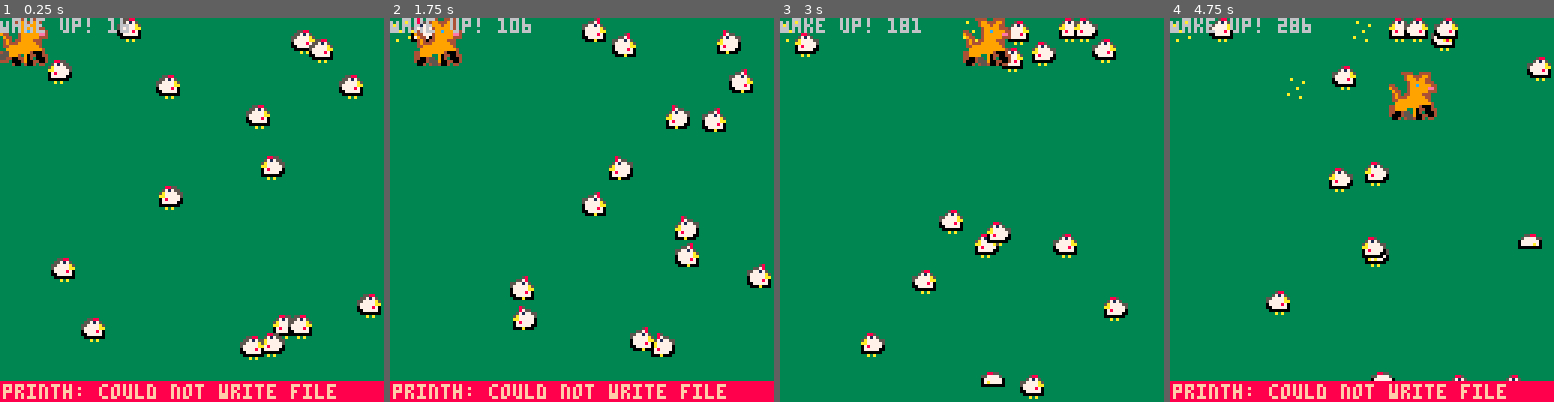
Above: before the commit, frames 1-4 (left to right).
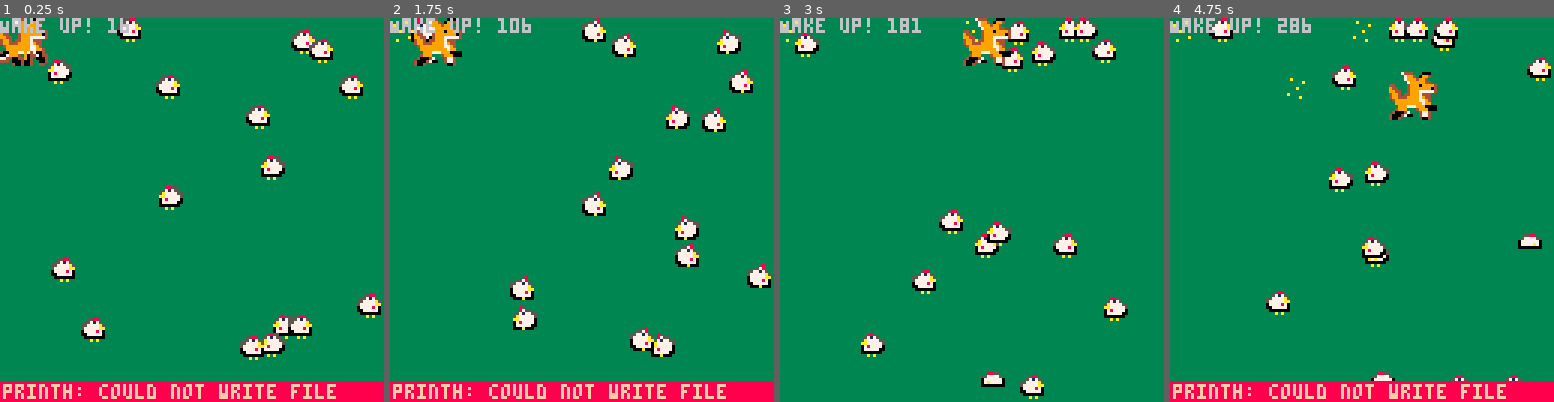
Above: after the commit, the same moments.

Repository: laurent-indermuehle/pico8-dreamfox
Game: PICO-8 cartridge cart.p8
The game is run twice, just before and just after one commit, with the same random seed, the same clock (stepped at 60 frames per second) and the same inputs.
Inputs:
- Up to frame 1 (0.25 s): no input
- Up to frame 2 (1.75 s): tap X (X key) at 0.33, 1.07 s; tap O (Z key) at 0.7, 1.7 s; hold Right from 1.6 s (still down)
- Up to frame 3 (3 s): tap X (X key) at 1.85, 2.97 s; release Right at 2.1 s; tap O (Z key) at 2.1, 2.5, 2.9 s; hold Up 2.15-2.42 s; hold Right from 2.47 s (still down)
- Up to frame 4 (4.75 s): release Right at 3.03 s; hold Left 3.08-3.58 s; tap O (Z key) every 0.4 s from 3.3 to 4.5 s; hold Down 3.63-3.97 s; hold Right 4.02-4.68 s; tap X (X key) at 4.08 s; hold Up from 4.73 s (still down)

The runs differ from the first frame. In frame 1, 0.3% of the frame differs, in the area x 0-12%, y 0-13%; in frame 2, 0.5%; in frame 3, 0.5%; in frame 4, 0.5%, in the area x 57-70%, y 14-27%.

Commit message:
Update 16x16 sprite of the fox

Diff:
--- a/cart.p8
+++ b/cart.p8
@@ -7,22 +7,22 @@
 #include enemy.lua
 
 __gfx__
-2424422224244222222222222222222222222a220000000000000000000000002222444422444422222244442244442222224444222224222222444422222422
-249942222499422222228222222222222a2222220000000000000000000000002222249944499422222224994449942222222499424494222222249942449422
-249c9222249c92222222762222222222222222220000000000000000000000002222249994994422222224999499442222222499944944222222249994494422
-2299992222999922272277a2222222222222a2220000000000000000000000002222224999994442222222499999444222222249999944422222224999994442
-2229922222299222277777222222282222222222000000000000000000000000442222499c999944442222499c99994444222249999999444422224999999944
-22299222229992222777722277222772222222a20000000000000000000000009442224999999ee49442224999999ee4944222499c99999494422249ddd99994
-2299992222999222229222222777777222a22222000000000000000000000000294422499999944429442249999994442944224999999ee4294422499dc99ee4
-2292292222929222229922222777777a222222220000000000000000000000002494244999944422249424499994442224942449999444222494244999944422
-22225822225588222255885222258822222222227722277755225552000000002494449999994422249444999999442224944499999944222494449999994422
-2255782225571752557717a52257175222222222775577757755777a000000002449999999999422244999999999942224499999999994222449999999999422
-55771752557777a5577777aa557777a52222222257788777777887a2000000002299999999999942229999999999994222999999999999422299999999999942
-577777a5577777aa07777870577777aa2255882277771aaa57771a22000000004559999999400042449999999940004245599999994000424559999999400042
-077777aa0777787000777770077778702577775577777a2277777aa0000000005559994290440044449999229044004455599942904400445559994290440044
-077778700077777022000002007777700777777007777aa007777770000000005544004490420004440045529042000455440044904200045544004490420004
-0077777020000000222a2a222000000007777a700000a000000a0000000000004442000490044004400045559004400444420004900440044442000490044004
-2000a000222a2a2222222222222a2a22000000002222a2a2222a2a22000000002222400240042442200424554004244222224002400424422222400240042442
+2424422224244222222222222222222222222a220000000000000000000000002222744422200022222274442220002222227444222000222222744422200022
+249942222499422222228222222222222a2222220000000000000000000000002222279942099422222227994209942222222799420994222222279942099422
+249c9222249c92222222762222222222222222220000000000000000000000002222279994994222222227999499422222222799949942222222279994994222
+2299992222999922272277a2222222222222a2220000000000000000000000002222227999994422222222799999442222222279999944222222227999994422
+22299222222992222777772222222822222222220000000000000000000000004422224999099994442222499909999444222249990999944422224999099994
+22299222229992222777722277222772222222a20000000000000000000000009442224999999904944222499999990494422249999999049442224999999904
+2299992222999222229222222777777222a222220000000000000000000000009944224999777774994422499977777499442249997777749944224999777774
+2292292222929222229922222777777a222222220000000000000000000000004994244999744422499424499974442249942449997444224994244999744422
+22225822225588222255885222258822222222227722277755225552000000004994449999794422499444999979442249944499997944224994449999794422
+2255782225571752557717a52257175222222222775577757755777a000000002499999999779422249999999977942224999999997794222499999999779422
+55771752557777a5577777aa557777a52222222257788777777887a2000000002299999999779942229999999997992222999999997799422299999999779942
+577777a5577777aa07777870577777aa2255882277771aaa57771a22000000004009997797470042222999777999000040099977974700424009997797470042
+077777aa0777787000777770077778702577775577777a2277777aa0000000000079994290447044224999222499900000799942904470440079994290447044
+077778700077777022000002007777700777777007777aa007777770000000007744004490420004240004722247742277440044904200047744004490420004
+0077777020000000222a2a222000000007777a700000a000000a0000000000004442000400422004400047002247742244420004900440044442000490044004
+2000a000222a2a2222222222222a2a22000000002222a2a2222a2a22000000002222400400422442400422222220042222224002400424422222400240042442
 
 
 
